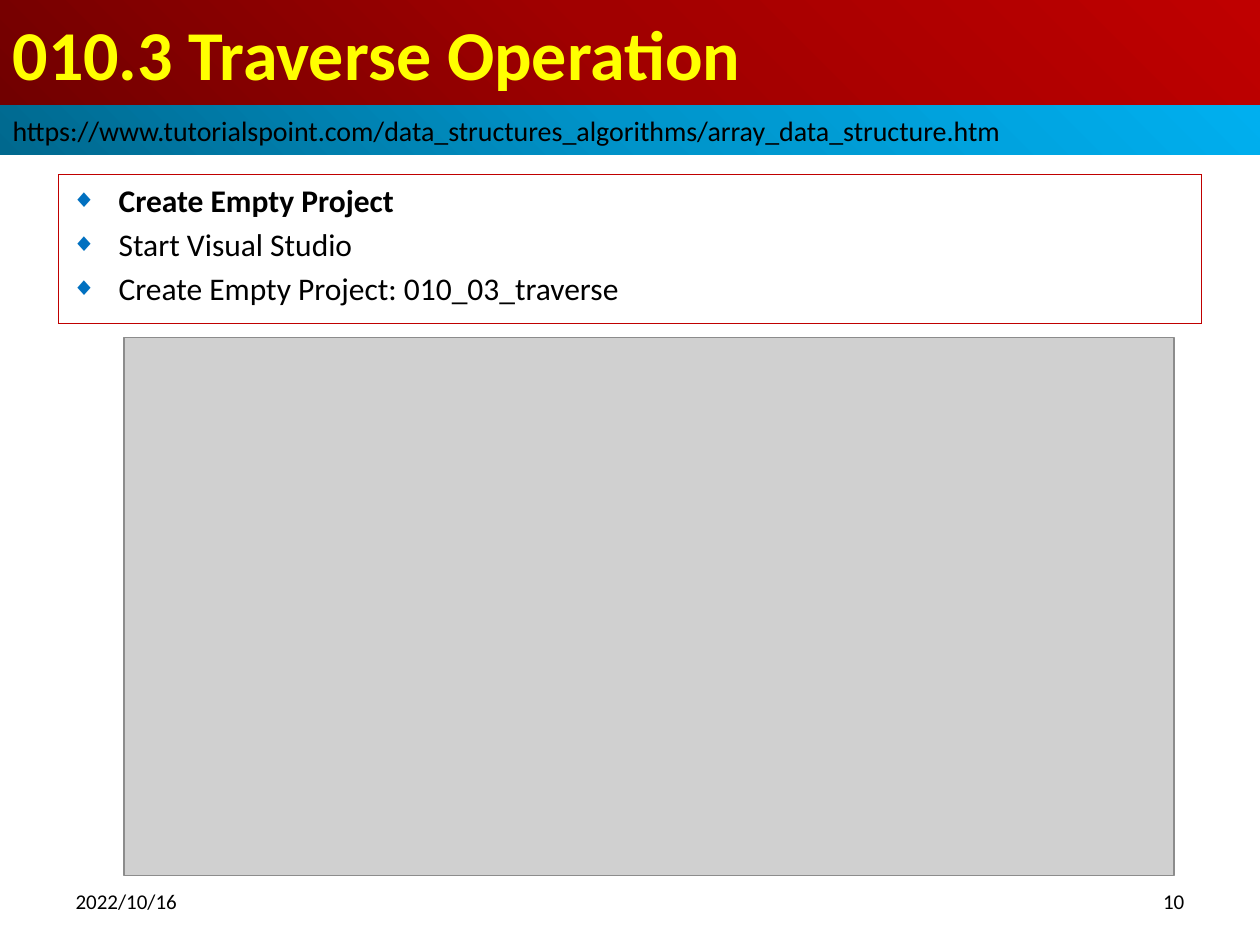
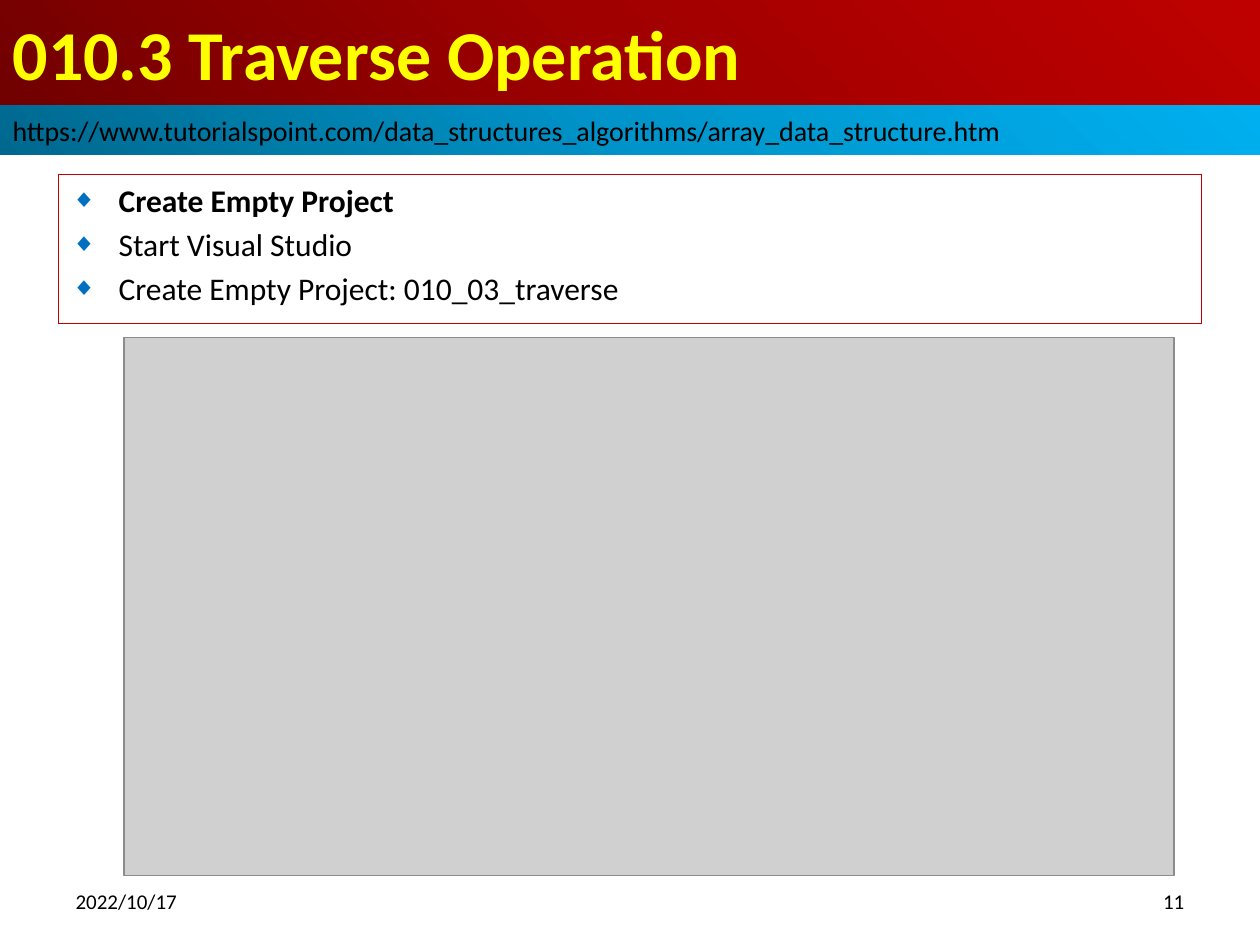
Before and after one commit to peterhchen/012_DataStructure, a slide deck: slide 11 of 010_Array.pptx (slide 10 before the commit). Drawn at 1260x945 pixels with LibreOffice and Linux fonts; fonts in the diff are those of the drawing; grey boxes stand for pictures. Boxes give left, top, right and bottom in pixels: in the first picture for what was removed or moved away, otherwise in the second. Text is boxed around its words. In the diff, an @@ line names an element or a change of style, - is before the commit and + after.

```diff
--- a/010_Array.pptx
+++ b/010_Array.pptx
@@ text at [76,894,177,910]: text changed @@
-2022/10/16
+2022/10/17
@@ page number at [1163,895,1184,909]: text changed @@
-10
+11
```
Also in this commit, not shown: 10 other slides changed, 1 slide added, 3 other files.
